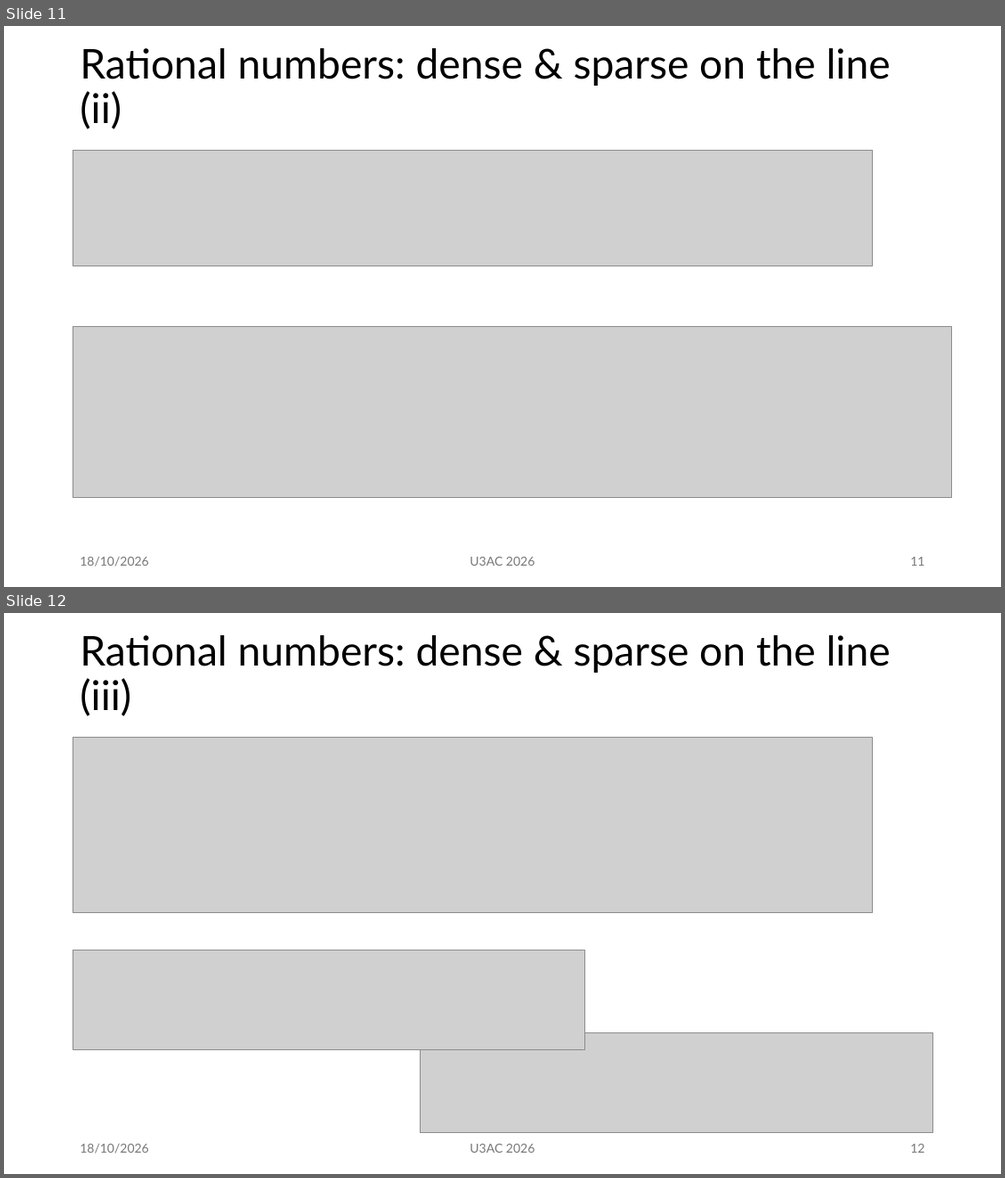
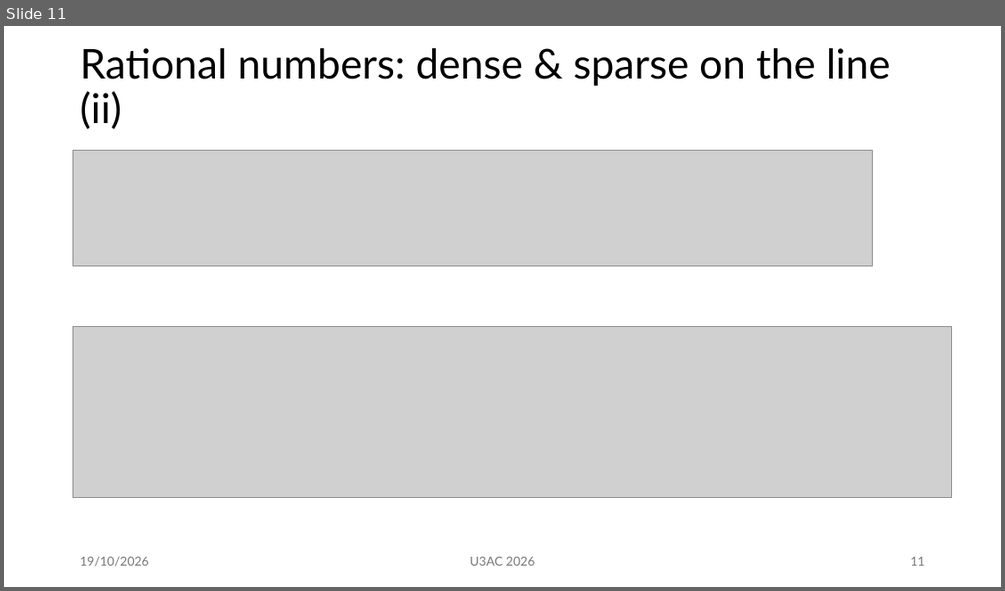
Before and after one commit to mm002a/U3AC, a slide deck: U3AC.Lec1.1.pptx. Shown one above the other, each under a label of ours: slides 11 and 12 before the commit, slide 11 after it. The pictures are 1005x1178 and 1005x591 pixels, drawn with LibreOffice and Linux fonts; fonts in the diff are those of the drawing; grey boxes stand for pictures. Boxes give left, top, right and bottom in pixels: in the first picture for what was removed or moved away, otherwise in the second. Text is boxed around its words. In the diff, an @@ line names an element or a change of style, - is before the commit and + after.

```diff
--- a/U3AC.Lec1.1.pptx
+++ b/U3AC.Lec1.1.pptx
@@ slide 12 removed at (4, 613, 1001, 1174), background #FFFFFF @@
@@ title removed at (80, 635, 890, 716) @@
-Rational numbers: dense & sparse on the line (iii)
@@ picture removed at (73, 737, 872, 912) @@
@@ picture removed at (73, 949, 586, 1049) @@
@@ picture removed at (420, 1033, 933, 1133) @@
@@ text removed at (80, 1143, 148, 1153) @@
-18/10/2026
@@ text removed at (469, 1143, 534, 1152) @@
-U3AC 2026
@@ page number removed at (910, 1143, 924, 1152) @@
-12
@@ slide 11 changed as well @@
@@ text at (80, 556, 148, 566): text changed @@
-18/10/2026
+19/10/2026
```
Also in this commit, not shown: 40 other slides changed.
